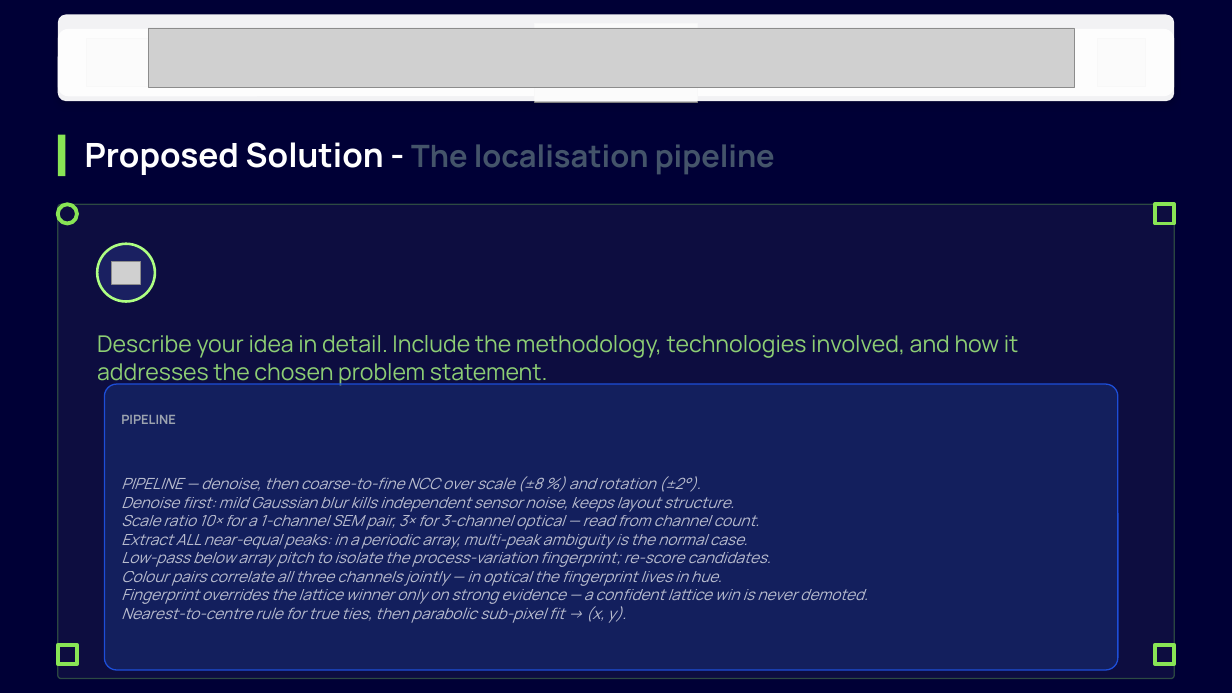
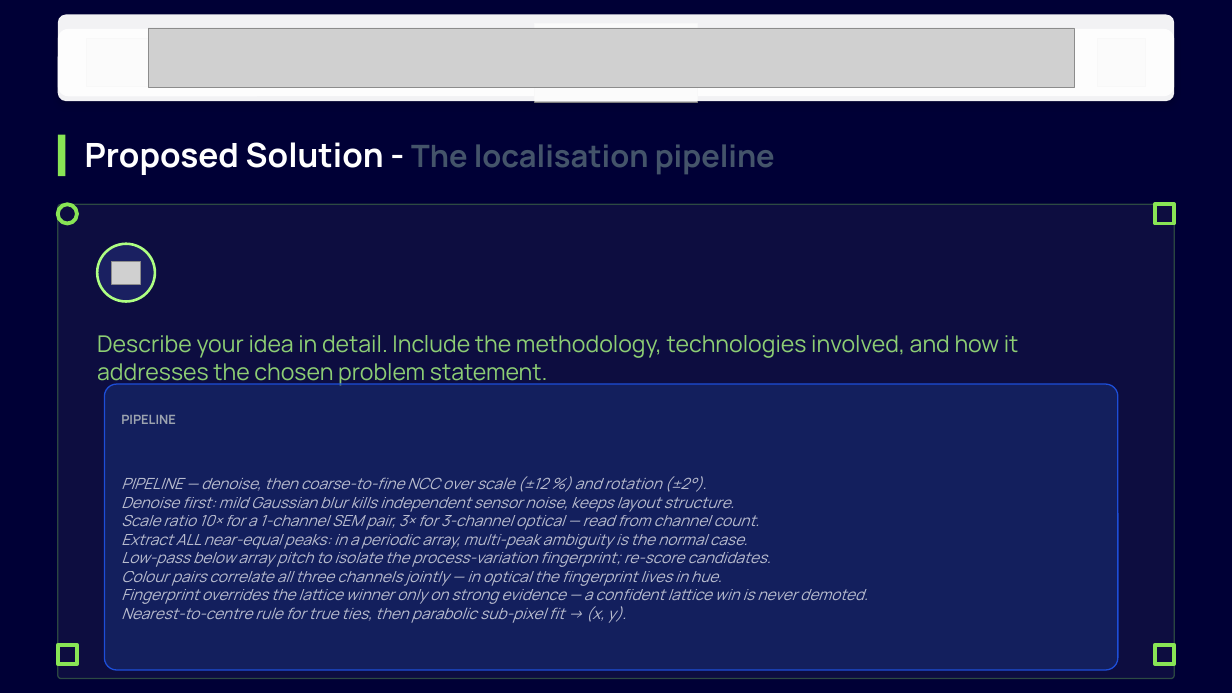
Before and after one commit to Mandy434/drift-sense, a slide deck: slide 5 of DriftSense_Submission_12slides.pptx. Drawn at 1232x693 pixels with LibreOffice and Linux fonts; fonts in the diff are those of the drawing; grey boxes stand for pictures; background and template pictures are left out. Boxes give left, top, right and bottom in pixels: in the first picture for what was removed or moved away, otherwise in the second. Text is boxed around its words. In the diff, an @@ line names an element or a change of style, - is before the commit and + after.

Commit message:
Fix stale +-8% scale-search reference to +-12% in README algorithm section and deck slide 5

```diff
--- a/DriftSense_Submission_12slides.pptx
+++ b/DriftSense_Submission_12slides.pptx
@@ text at [121,476,707,492]: text changed @@
-PIPELINE — denoise, then coarse-to-fine NCC over scale (±8 %) and rotation (±2°).
+PIPELINE — denoise, then coarse-to-fine NCC over scale (±12 %) and rotation (±2°).
```
Also in this commit, not shown: 1 other file.
